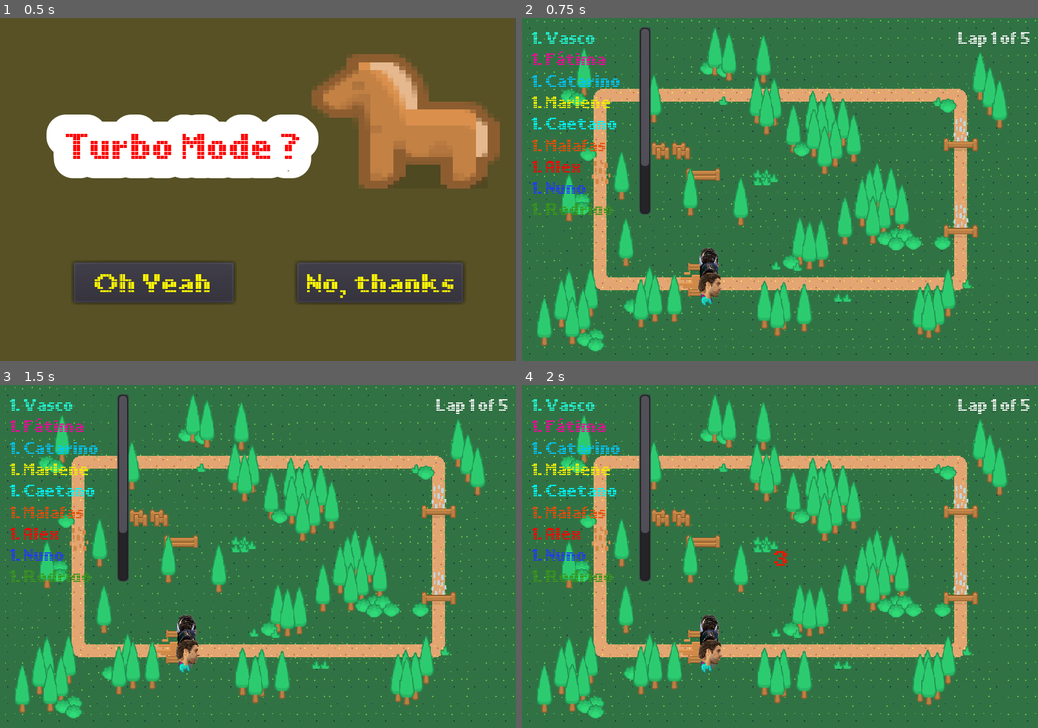
Above: before the commit, frames 1-4 (two rows, left to right).
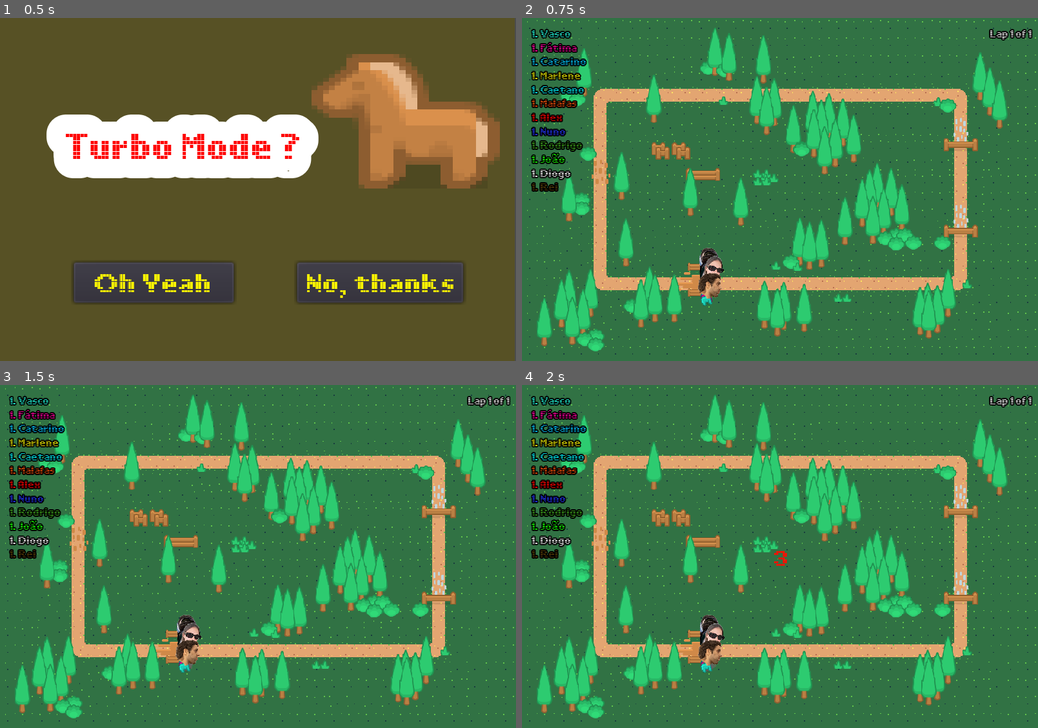
Above: after the commit, the same moments.

Repository: rrei/horsies
Game: Godot game, scene res://ui/intro/intro_menu.tscn
Same seed, same stepped clock (60 frames per second), same inputs: the game is played once before the commit and once after it.
Inputs (mouse positions are in pixels of both pictures, inside the frame that each line leads up to):
- Up to frame 1 (0.5 s): no input
- Up to frame 2 (0.75 s): click "Oh Yeah" at 0.5 s
- Up to frame 3 (1.5 s): tap Enter (ui_accept) at 1.25 s; move the mouse to (371, 539) at 1.27 s; click (371, 539) at 1.42 s
- Up to frame 4 (2 s): tap Enter (ui_accept) at 1.52 s

Frame 1 is identical in both runs. In frame 2, 4.9% of the frame differs, in the area x 1-99%, y 2-81%; in frame 3, 4.9%; in frame 4, 4.9%.

Commit message:
change Fátima's face, bring horsie to foreground when winning, adjust font size in ranking chart

Diff:
--- a/horsie/horsie.gd
+++ b/horsie/horsie.gd
@@ -7,6 +7,7 @@
 const TURBO_MULTIPLIER = 1.618
 
 export var tint := Color.white
+export var turbo_probability := 0.003
 
 var speed := 50.0  # pixels/second
 var acceleration := 5.0  # pixels/second^2
@@ -55,14 +56,16 @@
 func add_face():
 	var face_texture = load("res://horsie/faces/" + str(self.name) + ".png")
 	$sprite/face.texture = face_texture
+	if self.name == "Fátima": # her face is quite long...
+		$sprite/face.offset = Vector2(4, -48)
 
 func pump_the_horsie():
 	horsie_ketchup_multiplier = 5.0
 	horsie_speed_variation = 20.0
 
 func can_go_turbo():
-	if globals.turbo_mode:
-		if is_last and turbo_timer.is_stopped() and globals.rng.randf() < 0.001:
+	if globals.turbo_mode and Engine.get_frames_drawn() > 2000: # wait till the end of the song's intro to start turboing...
+		if is_last and turbo_timer.is_stopped() and globals.rng.randf() < turbo_probability:
 			in_turbo = true
 			$turbo_sounds.get_children()[globals.rng.randi_range(0,4)].play()
 			$turbo_flames.show()
--- a/horsie/horsie.tscn
+++ b/horsie/horsie.tscn
@@ -155,5 +155,5 @@
 rotation = -1.39626
 scale = Vector2( 0.05, 0.1 )
 frames = SubResource( 11 )
-frame = 2
+frame = 1
 playing = true
--- a/terrain/race.gd
+++ b/terrain/race.gd
@@ -60,7 +60,8 @@
 			rank = i + 1
 		horsie.rank = rank
 		self.ranks[horsie] = rank
-		if rank == horsies.size() and laps[horsies[i]]>0:
+		if rank == horsies.size():
+#			 and laps[horsies[i]]>0:
 			horsies[i].is_last = true
 
 	# Update ranks and laps UI.
@@ -76,6 +77,7 @@
 
 	if current_lap > 0:
 		$gui/ranks.bbcode_text = ranks.join("\n")
+		$gui/ranks.set_fit_content_height(true)
 		if current_lap <= self.n_laps:
 			$gui/laps.text = "Lap {0} of {1}".format([current_lap, self.n_laps])
 		else:
@@ -111,6 +113,7 @@
 			rank1_horsies.append(horsie)
 	assert(rank1_horsies.size() > 0)
 	var winner = rank1_horsies[globals.rng.randi() % rank1_horsies.size()]
+	winner.z_index = 10 # bring winner to the foreground
 
 	var camera_pos := camera.global_position
 	self.remove_child(camera)
--- a/terrain/terrain.tscn
+++ b/terrain/terrain.tscn
@@ -127,6 +127,7 @@
 [node name="world" type="YSort"]
 sort_enabled = false
 script = ExtResource( 15 )
+n_laps = 1
 
 [node name="utils" type="Node" parent="."]
 
--- a/ui/font12.tres
+++ b/ui/font12.tres
@@ -3,4 +3,7 @@
 [ext_resource path="res://ui/LLPIXEL3.ttf" type="DynamicFontData" id=1]
 
 [resource]
+size = 10
+outline_size = 1
+outline_color = Color( 0, 0, 0, 1 )
 font_data = ExtResource( 1 )
Binary file changed: horsie/faces/Fátima.png
